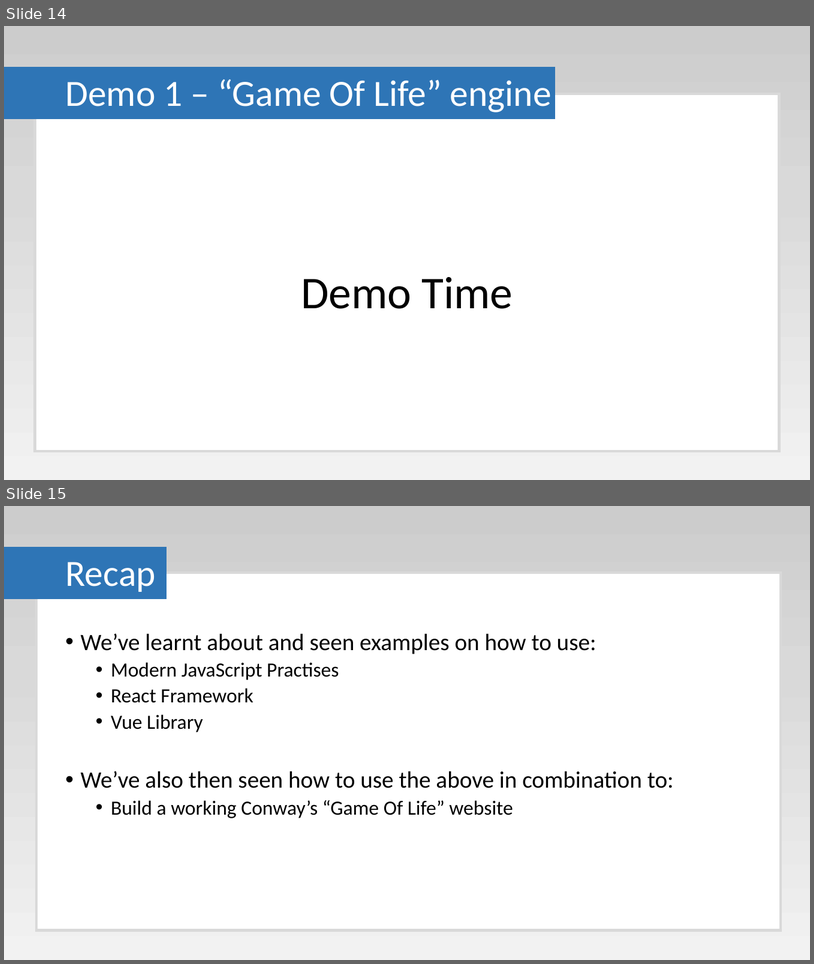
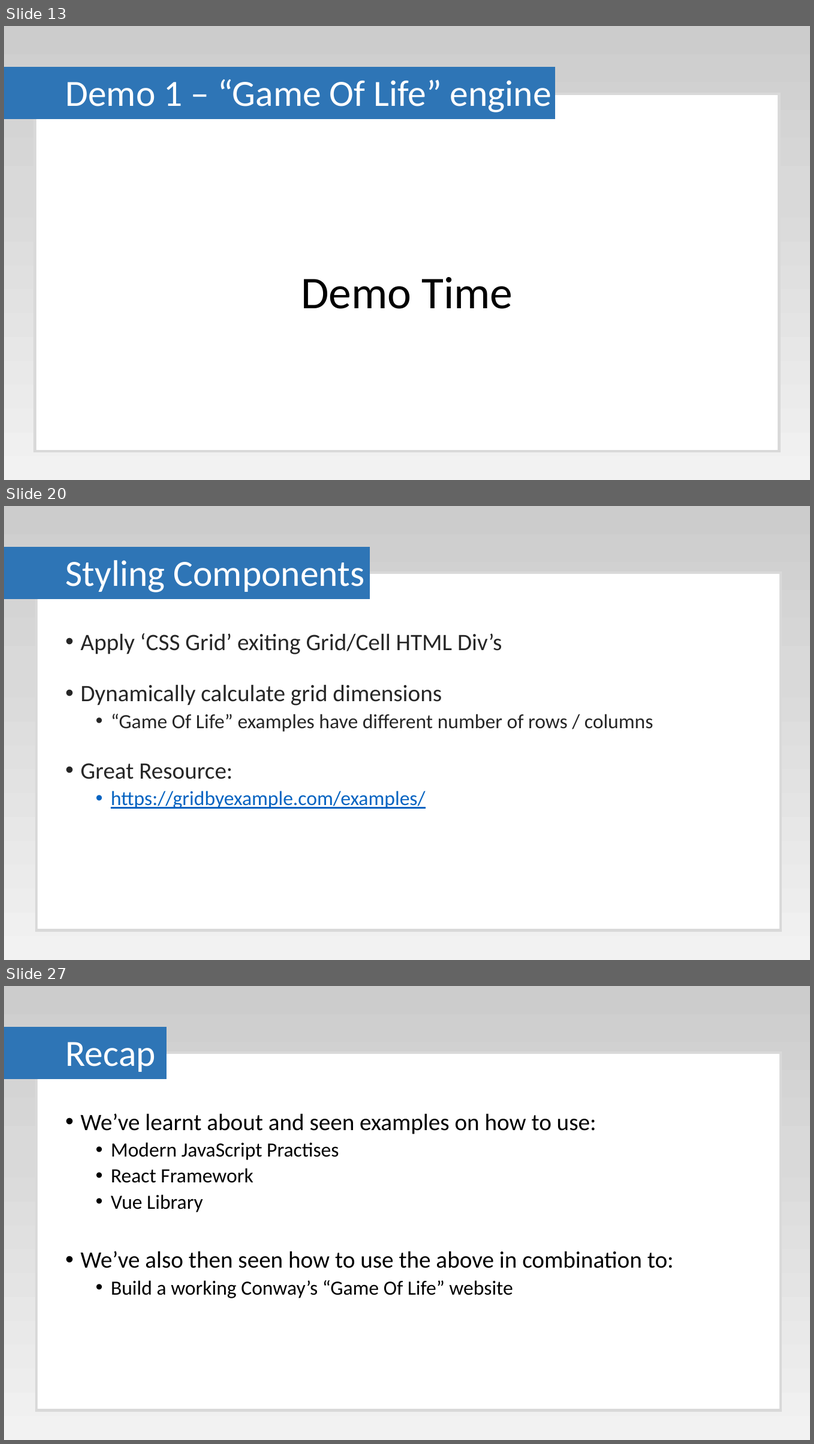
Before and after one commit to Paul-Hadfield/GameOfLife-Talk, a slide deck: Game Of Life Presentation.pptx. Shown one above the other, each under a label of ours: slides 14 and 15 before the commit, slides 13, 20 and 27 after it; the slides between them are not shown. The pictures are 814x964 and 814x1444 pixels, drawn with LibreOffice and Linux fonts; fonts in the diff are those of the drawing. Boxes give left, top, right and bottom in pixels: in the first picture for what was removed or moved away, otherwise in the second. Text is boxed around its words. In the diff, an @@ line names an element or a change of style, - is before the commit and + after.

```diff
--- a/Game Of Life Presentation.pptx
+++ b/Game Of Life Presentation.pptx
@@ slide 20 added at (4,506,810,960), background gradient #CCCCCC to #D9D9D9 to #F2F2F2 @@
@@ rectangle added at (4,547,370,598), fill #2E75B6, outline #2E75B6 1 pt @@
@@ rectangle added at (36,573,782,930), fill #FFFFFF, outline #D9D9D9 3 pt @@
@@ title added at (65,560,365,592), 44 pt, text #FFFFFF @@
+Styling Components
@@ text added at (81,633,654,808), 24 pt, text #262626 @@
+• Apply ‘CSS Grid’ exiting Grid/Cell HTML Div’s
+• Dynamically calculate grid dimensions
+  • “Game Of Life” examples have different number of rows / columns
+• Great Resource:
+  • https://gridbyexample.com/examples/
@@ what was slide 14 is now slide 13 @@
@@ what was slide 15 is now slide 27 @@
```
Also in this commit, not shown: 2 slides changed, 11 other slides added.
